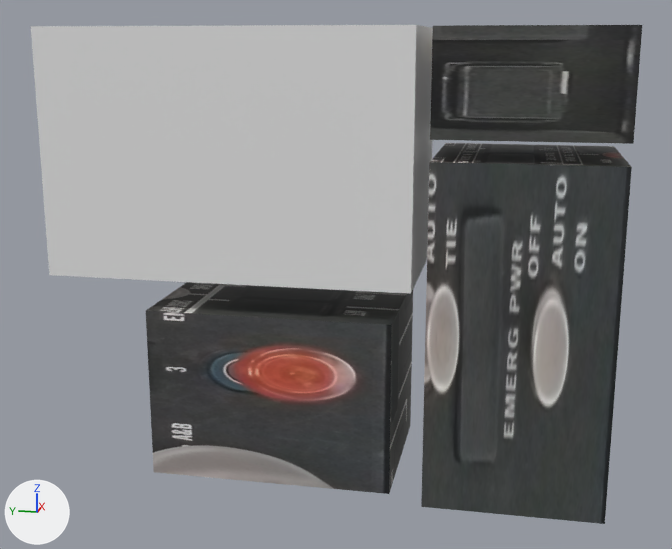
A saved change to the Blender file C-17 SST - APU/Assets/MODEL/All Panels.blend.
Both versions are drawn from a camera (50 mm lens) standing at (-10.61, 0.06, 3.94) and looking at (0.03, 2.19, 1.28). The lights are fixed; the arrows at lower left show +X, +Y and +Z.

In view in the first picture: 'APU Panel', 'Air Panel', 'Fuel Panel', 'Power Panel'.
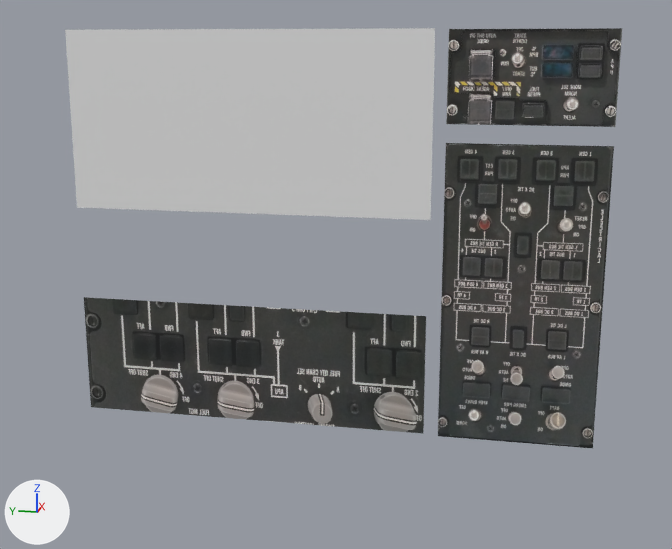
Edits to the bpy script that builds the scene:
```text
Change me_cube:
    used by ob_apu_panel; location = (0.0, 0.0, 4.0)
    verts and faces of me_cube; kept vertices keep their numbers, new ones are numbered from 182
    before: 0 (1.0, 1.0, 0.13), 1 (1.0, 1.0, -1.0), 2 (1.0, -1.0, 0.13), 3 (1.0, -1.0, -1.0), 4 (-1.0, 1.0, 0.13) at pixel (432, 25)
    before: 5 (-1.0, 1.0, -1.0) at pixel (430, 139), 6 (-1.0, -1.0, 0.13) at pixel (642, 24), 7 (-1.0, -1.0, -1.0) at pixel (633, 143)
    remove me_cube.from_pydata(...)  # 182 vertices, 102 faces; spans x -1.0..1.06, y -1.0..1.0, z -1.0..0.13
    add me_cube.from_pydata(...)  # 178 vertices, 97 faces; spans x 1.0..1.06, y -1.0..1.0, z -1.0..0.13
    me_cube part 1
    add delete_vertices([*range(4, 8)])  # with the faces that use them
Change me_cube_001:
    where me_cube_001.from_pydata(...)  # 8 vertices, 6 faces; spans x -1.0..1.0, y -1.83..2.36, z -1.78..1.0
    used by ob_air_panel; location = (0.0, 3.0, 3.14)
    verts and faces of me_cube_001; kept vertices keep their numbers, new ones are numbered from 8
    before: 0 (-1.0, -1.83, -1.78) at pixel (410, 293), 1 (-1.0, -1.83, 1.0) at pixel (416, 24), 2 (-1.0, 2.36, -1.78) at pixel (49, 275), 3 (-1.0, 2.36, 1.0) at pixel (30, 26), 4 (1.0, -1.83, -1.78)
    before: 5 (1.0, -1.83, 1.0), 6 (1.0, 2.36, -1.78), 7 (1.0, 2.36, 1.0)
    me_cube_001 part 2
    add delete_vertices([*range(0, 5), 6, 7])  # with the faces that use them
    add verts[8] = (1.0, -1.83, -1.34)  # pixel (430, 220)
    add verts[9] = (1.0, 2.98, -1.34)  # pixel (77, 207)
    add verts[10] = (1.0, 2.98, 1.0)  # pixel (65, 29)
    add faces += [(5, 8, 9, 10)]
Change me_cube_002:
    used by ob_power_panel; location = (0.0, 0.0, 1.77)
    verts and faces of me_cube_002; kept vertices keep their numbers, new ones are numbered from 8
    before: 0 (-1.0, -1.0, -2.89) at pixel (604, 524), 1 (-1.0, -1.0, 1.0) at pixel (631, 166), 2 (-1.0, 1.0, -2.89) at pixel (421, 506), 3 (-1.0, 1.0, 1.0) at pixel (429, 162), 4 (1.0, -1.0, -2.89)
    before: 5 (1.0, -1.0, 1.0) at pixel (613, 146), 6 (1.0, 1.0, -2.89), 7 (1.0, 1.0, 1.0) at pixel (445, 142)
    remove me_cube_002.from_pydata(...)  # 8 vertices, 6 faces; spans x -1.0..1.0, y -1.0..1.0, z -2.89..1.0
    add me_cube_002.from_pydata(...)  # 4 vertices, 1 face; spans x 1.0, y -1.0..1.0, z -2.89..1.0
    me_cube_002 part 3
    add delete_vertices([*range(0, 4)])  # with the faces that use them
Change me_cube_003:
    used by ob_fuel_panel; location = (0.0, 3.2, 0.0)
    verts and faces of me_cube_003; kept vertices keep their numbers, new ones are numbered from 8
    before: 0 (-1.0, -1.83, -1.0) at pixel (389, 494), 1 (-1.0, -1.83, 1.0) at pixel (391, 324), 2 (-1.0, 1.0, -1.0) at pixel (153, 472), 3 (-1.0, 1.0, 1.0) at pixel (145, 310), 4 (1.0, -1.83, -1.0) at pixel (410, 425)
    before: 5 (1.0, -1.83, 1.0), 6 (1.0, 1.0, -1.0), 7 (1.0, 1.0, 1.0)
    remove me_cube_003.from_pydata(...)  # 8 vertices, 6 faces; spans x -1.0..1.0, y -1.83..1.0, z -1.0..1.0
    add me_cube_003.from_pydata(...)  # 4 vertices, 1 face; spans x 1.0, y -3.79..0.98, z -1.1..0.53
    me_cube_003 part 4
    add delete_vertices([*range(0, 8)])  # with the faces that use them
    add verts[8] = (1.0, -3.79, -1.1)  # pixel (423, 433)
    add verts[9] = (1.0, -3.79, 0.53)  # pixel (426, 316)
    add verts[10] = (1.0, 0.98, -1.1)  # pixel (90, 407)
    add verts[11] = (1.0, 0.98, 0.53)  # pixel (83, 297)
    add faces += [(8, 10, 11, 9)]
Change ob_fuel_panel:
    ob_fuel_panel.location: (0.0, 3.2, 0.0) -> (0.0, 4.98, 0.0)
```

Where the change shows, as pixel boxes [x1, y1, x2, y2] in the pictures (672 x 549 px):
'Air Panel', reshaped (8% narrower, 29% shorter): before [31, 25, 433, 294]; after [65, 28, 435, 220]
'Power Panel', reshaped (17% narrower, 20% shorter): before [421, 143, 632, 524]; after [438, 143, 614, 448]
'Fuel Panel', reshaped, moved (28% wider, 35% shorter): before [146, 282, 413, 494]; after [84, 297, 426, 434]
'APU Panel', reshaped (17% narrower, 17% shorter): before [430, 25, 642, 144]; after [446, 28, 622, 127]
part 1 of me_cube, deleted (black): before [430, 25, 642, 144]
part 3 of me_cube_002, deleted (black): before [421, 143, 632, 524]
